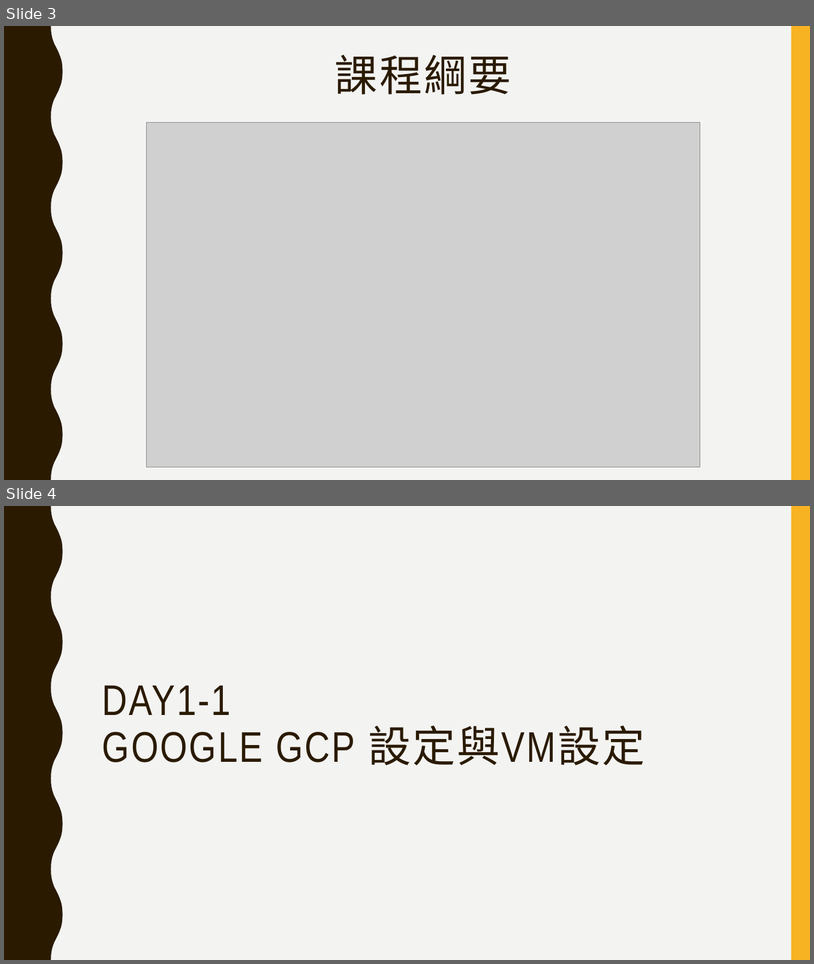
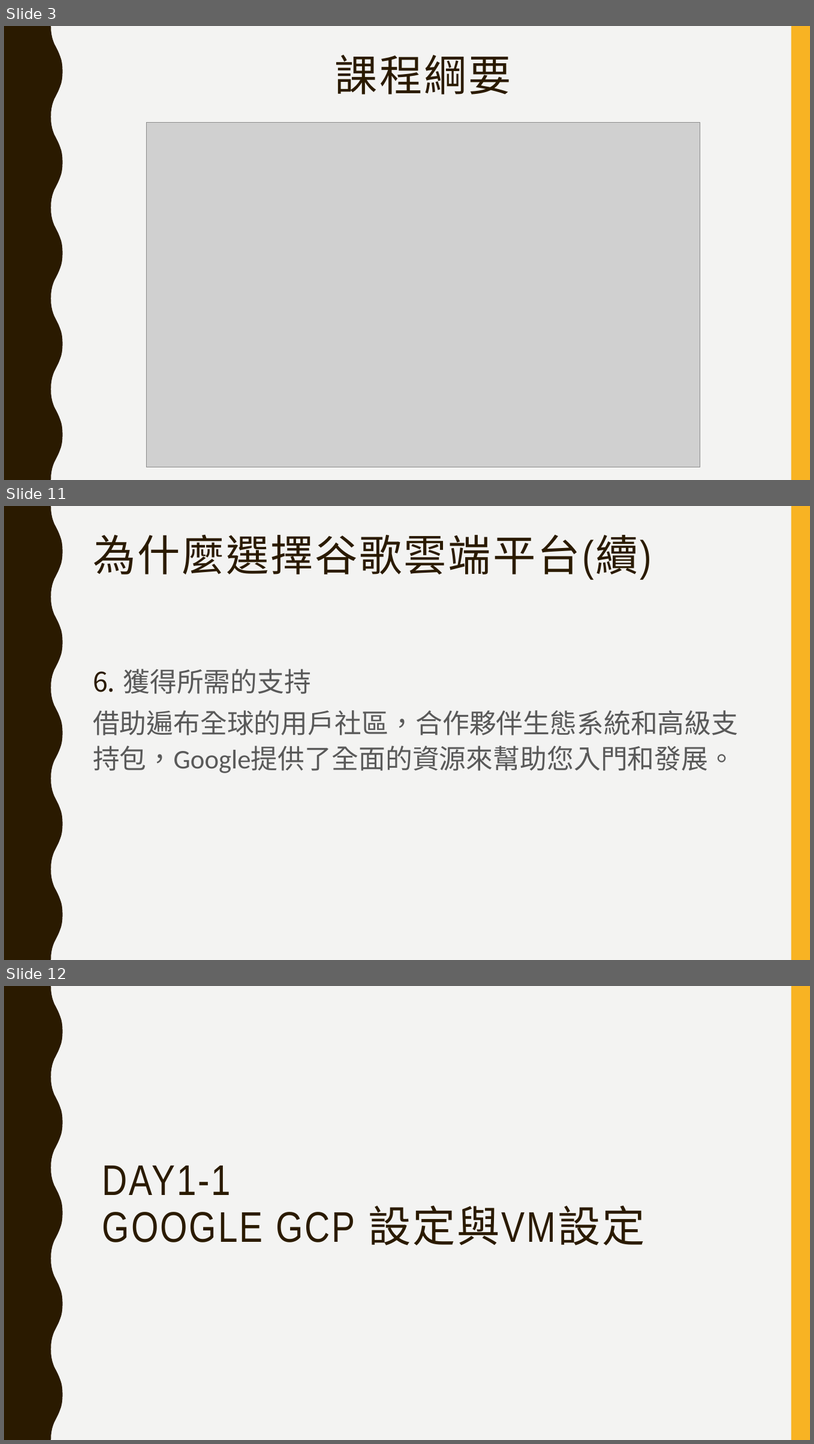
Before and after one commit to jumbokh/gcp_class, a slide deck: GCP_註冊及建立專案.pptx. Shown one above the other, each under a label of ours: slides 3 and 4 before the commit, slides 3, 11 and 12 after it; the slides between them are not shown. The pictures are 814x964 and 814x1444 pixels, drawn with LibreOffice and Linux fonts; fonts in the diff are those of the drawing; grey boxes stand for pictures. Boxes give left, top, right and bottom in pixels: in the first picture for what was removed or moved away, otherwise in the second. Text is boxed around its words. In the diff, an @@ line names an element or a change of style, - is before the commit and + after.

```diff
--- a/GCP_註冊及建立專案.pptx
+++ b/GCP_註冊及建立專案.pptx
@@ slide 11 added at [4, 506, 810, 960], background #F3F3F2; not listed: 2 template elements that a slide beside it also shows @@
@@ title added at [93, 535, 652, 580], 51 pt, text #2A1A00 @@
+為什麼選擇谷歌雲端平台(續)
@@ text added at [93, 669, 738, 773], 32 pt, text #595959 @@
+6. 獲得所需的支持
+借助遍布全球的用戶社區，合作夥伴生態系統和高級支持包，Google提供了全面的資源來幫助您入門和發展。
@@ what was slide 4 is now slide 12 @@
```
Also in this commit, not shown: 9 other slides added, 2 other files.
